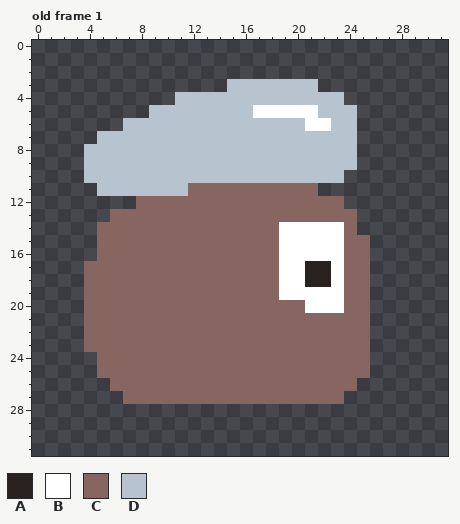
Pixel-art file: assets/pot.aseprite. The first picture shows the starting point.
32x32 pixels, 4 frames. Shown: old frame 1. The commit also changed other frames, which this record leaves out.
Visible layers, top first: "Layer 2", "Layer 1".
Palette (. is transparent): A #272120  B #ffffff  C #876661  D #b7c4d0
Pixels before, old frame 1, first column x 4:
 3 ...........DDDDDDD....
 4 .......DDDDDDDDDDDDD..
 5 .....DDDDDDDDBBBBBDDD.
 6 ...DDDDDDDDDDDDDDBBDD.
 7 .DDDDDDDDDDDDDDDDDDDD.
 8 DDDDDDDDDDDDDDDDDDDDD.
 9 DDDDDDDDDDDDDDDDDDDDD.
10 DDDDDDDDDDDDDDDDDDDD..
11 .DDDDDDDCCCCCCCCCC....
12 ....CCCCCCCCCCCCCCCC..
13 ..CCCCCCCCCCCCCCCCCCC.
14 .CCCCCCCCCCCCCCBBBBBC.
15 .CCCCCCCCCCCCCCBBBBBCC
16 .CCCCCCCCCCCCCCBBBBBCC
17 CCCCCCCCCCCCCCCBBAABCC
18 CCCCCCCCCCCCCCCBBAABCC
19 CCCCCCCCCCCCCCCBBBBBCC
20 CCCCCCCCCCCCCCCCCBBBCC
21 CCCCCCCCCCCCCCCCCCCCCC
22 CCCCCCCCCCCCCCCCCCCCCC
23 CCCCCCCCCCCCCCCCCCCCCC
24 .CCCCCCCCCCCCCCCCCCCCC
25 .CCCCCCCCCCCCCCCCCCCCC
26 ..CCCCCCCCCCCCCCCCCCC.
27 ...CCCCCCCCCCCCCCCCC..
The result:
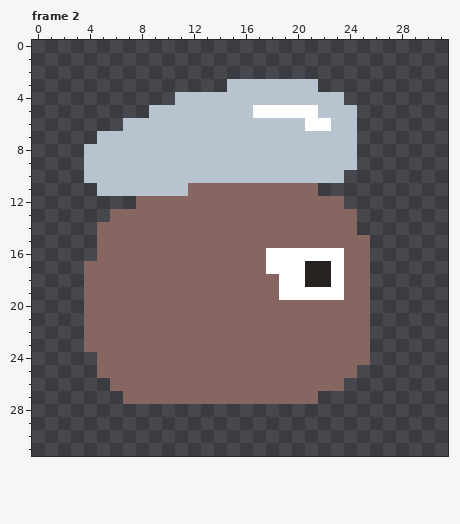
A new or re-ordered frame is compared with the old frame closest to it.
What changed:
frames 4 -> 22
Changed rows in their new state; - is an unchanged pixel.
Frame 2 is new; against old frame 1, layer "Layer 1":
first column x 18:
14 -CCCCC
15 -CCCCC
16 B-----
17 B-----
20 ---CCC
first column x 22:
25 ---.
26 --.-
27 ..--
Changed places in both pictures, as pixel boxes (x1, y1, x2, y2):
changed: (266, 222, 344, 313)
erased: (318, 365, 370, 404)
